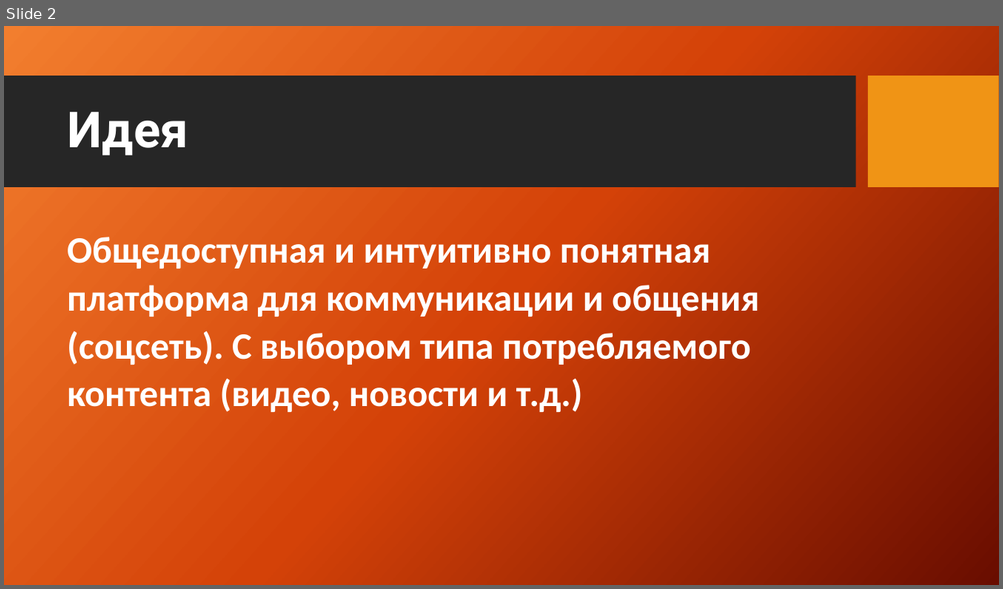
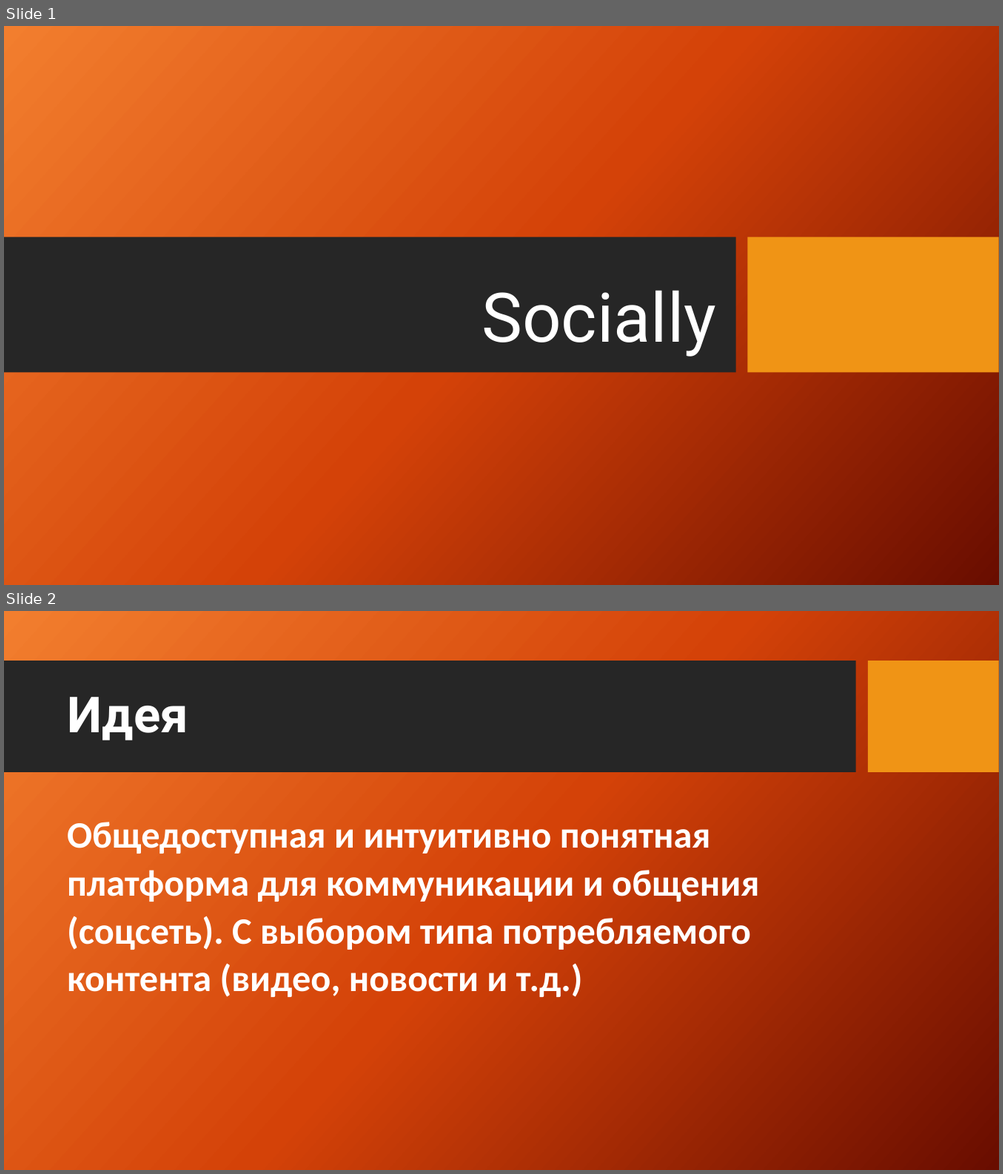
Before and after one commit to pro100kamil/web_project, a slide deck: презентация и записка/Prezentatsia.pptx. Shown one above the other, each under a label of ours: slide 2 before the commit, slides 1 and 2 after it. The pictures are 1003x589 and 1003x1174 pixels, drawn with LibreOffice and Linux fonts; fonts in the diff are those of the drawing; background and template pictures are left out. Boxes give left, top, right and bottom in pixels: in the first picture for what was removed or moved away, otherwise in the second. Text is boxed around its words. In the diff, an @@ line names an element or a change of style, - is before the commit and + after.

```diff
--- a/презентация и записка/Prezentatsia.pptx
+++ b/презентация и записка/Prezentatsia.pptx
@@ slide 1 added at (4,26,999,585), background picture (left out) @@
@@ rectangle added at (4,237,736,373), fill #262626 @@
@@ rectangle added at (747,237,999,373), fill #F09415 @@
@@ title added at (481,290,716,357), 66 pt, text #FFFFFF @@
+Socially
```
Also in this commit, not shown: 1 slide changed, 2 slides removed, 13 other files.
